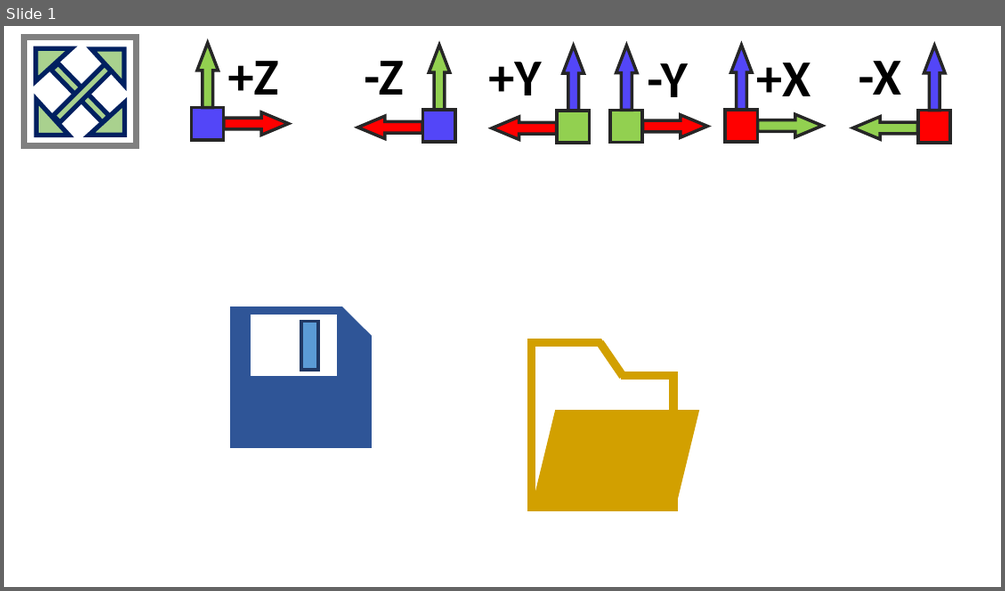
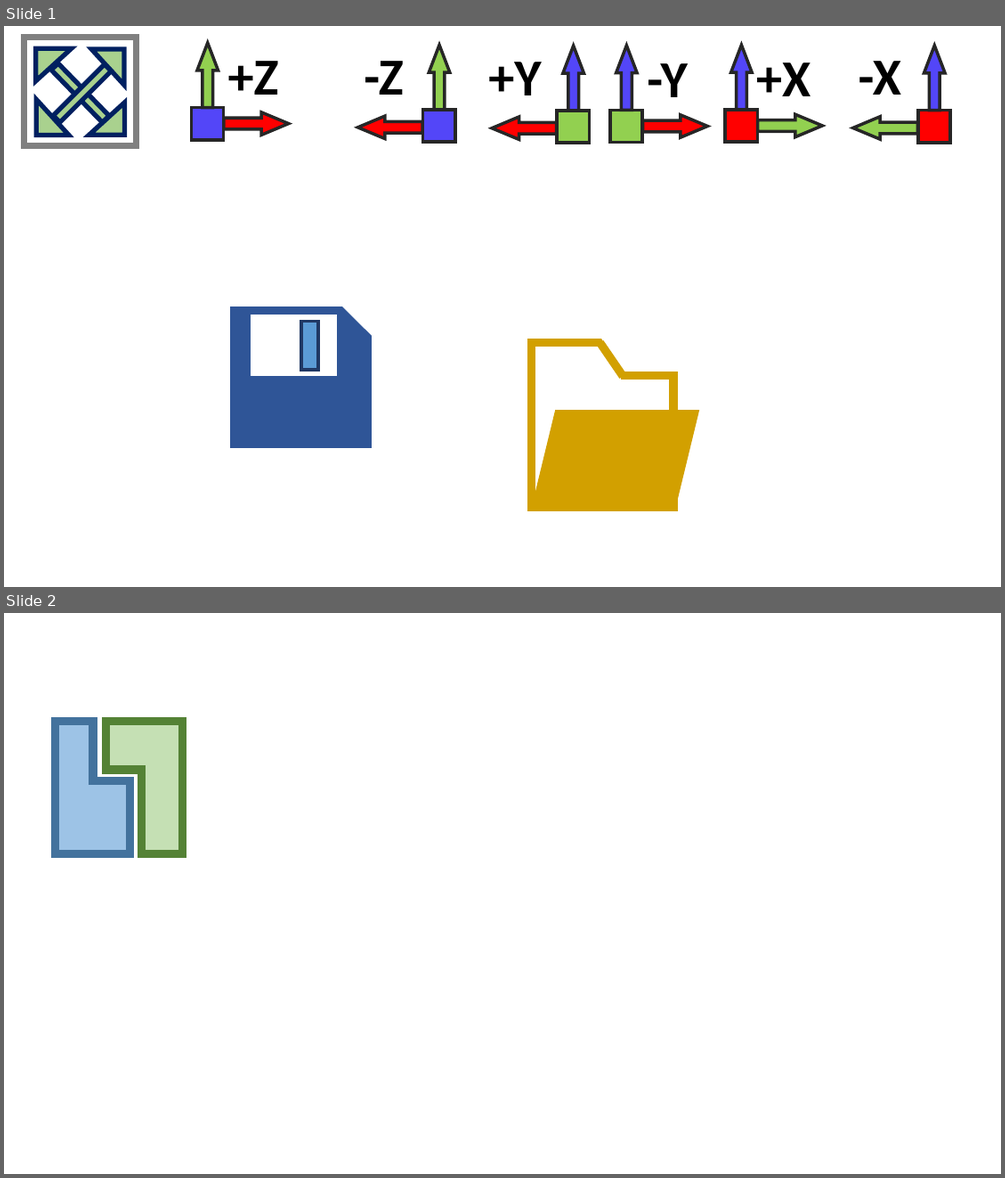
Before and after one commit to luchete80/fluxsol, a slide deck: FluxSol-CAE/Icons/Icons.pptx. Shown one above the other, each under a label of ours: slide 1 before the commit, slides 1 and 2 after it. The pictures are 1005x591 and 1005x1178 pixels, drawn with LibreOffice and Linux fonts; fonts in the diff are those of the drawing. Boxes give left, top, right and bottom in pixels: in the first picture for what was removed or moved away, otherwise in the second. Text is boxed around its words. In the diff, an @@ line names an element or a change of style, - is before the commit and + after.

```diff
--- a/FluxSol-CAE/Icons/Icons.pptx
+++ b/FluxSol-CAE/Icons/Icons.pptx
@@ slide 2 added at bbox=[4, 613, 1001, 1174], background #FFFFFF @@
@@ rectangle added at bbox=[56, 722, 93, 781], fill #9DC3E6, outline #43739E 8 pt @@
@@ rectangle added at bbox=[106, 721, 140, 770], fill #C5E0B4, outline #548235 8 pt @@
@@ rectangle added at bbox=[114, 726, 170, 765], fill #C5E0B4, outline #C5E0B4 1 pt @@
@@ rectangle added at bbox=[142, 722, 183, 854], fill #C5E0B4, outline #548235 8 pt @@
@@ rectangle added at bbox=[60, 763, 89, 823], fill #9DC3E6, outline #9DC3E6 1 pt @@
@@ rectangle added at bbox=[56, 781, 130, 853], fill #9DC3E6, outline #43739E 8 pt @@
```
Also in this commit, not shown: 1 slide removed.
